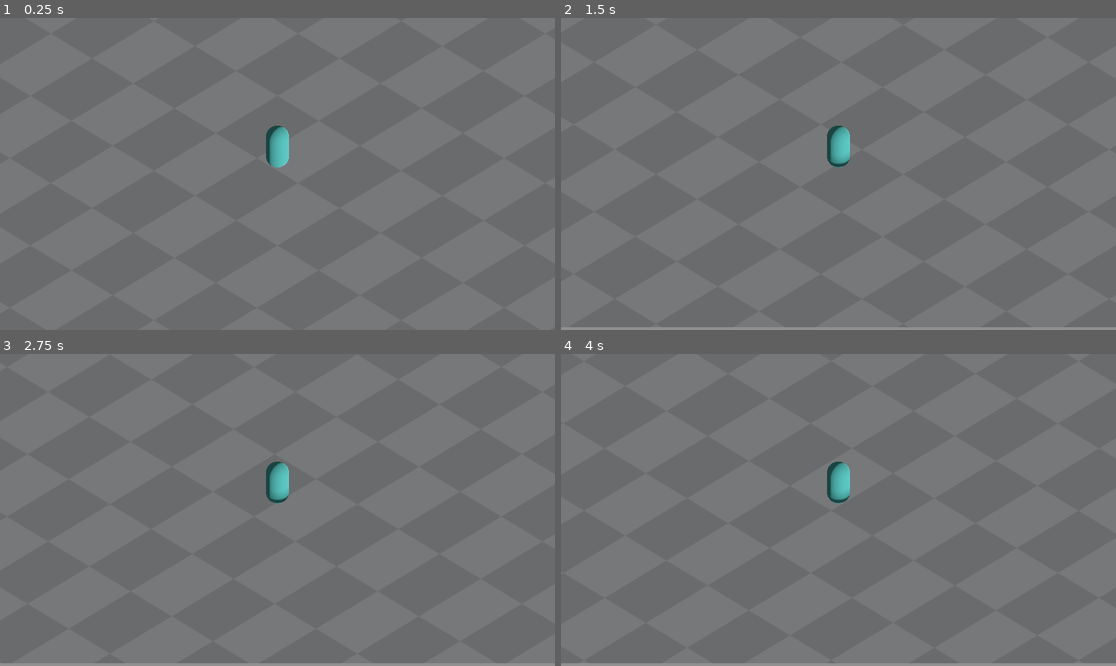
Above: before the commit, frames 1-4 (two rows, left to right).
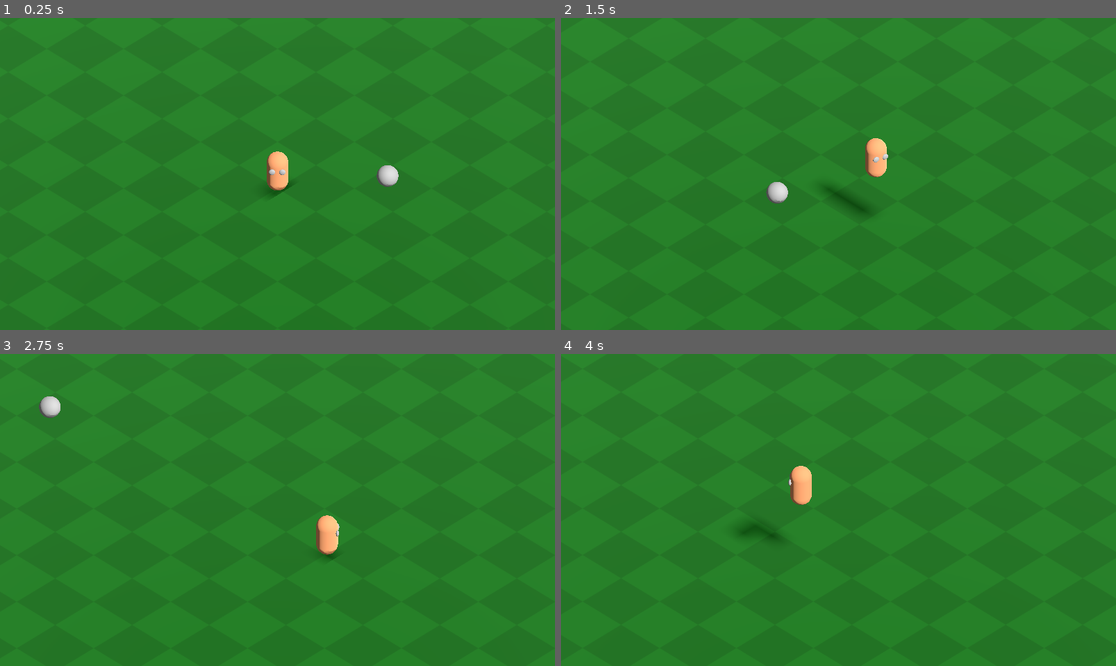
Above: after the commit, the same moments.

Repository: julabrego/prog_vj_III_trabajo-final
Game: Godot game, scene res://scenes/world/world.tscn
Two runs of this game, one before a commit and one after it. Both use one fixed random seed, a clock stepped at 60 frames per second and the inputs below.
Inputs:
- Up to frame 1 (0.25 s): no input
- Up to frame 2 (1.5 s): hold Right (move_right) 0.53-1.28 s; tap Space (action_confirm, bound only after the commit) at 0.6, 1.35 s; hold Down (move_backwards) from 1.28 s (still down)
- Up to frame 3 (2.75 s): release Down (move_backwards) at 2.03 s; hold Right (move_right) from 2.03 s (still down); tap Space (action_confirm, bound only after the commit) at 2.1 s
- Up to frame 4 (4 s): release Right (move_right) at 2.78 s; hold Up (move_forward) 2.78-3.53 s; tap Space (action_confirm, bound only after the commit) at 2.85, 3.6 s; hold Left (move_left) from 3.53 s (still down)

The runs differ from the first frame. In frame 1, 100% of the frame differs, in the area x 0-100%, y 0-100%; in frame 2, 100%; in frame 3, 100%; in frame 4, 100%.

Commit message:
feat: adds area to grabbable item prototype

Diff:
--- a/game/umami-gugus/assets/materials/square_tile.tres
+++ b/game/umami-gugus/assets/materials/square_tile.tres
@@ -3,5 +3,7 @@
 [ext_resource type="Texture2D" uid="uid://du8itfhvb1vu3" path="res://assets/textures/scenario/square_pattern.png" id="1_2kn17"]
 
 [resource]
+albedo_color = Color(0.1092, 0.42, 0.11438, 1)
 albedo_texture = ExtResource("1_2kn17")
-uv1_scale = Vector3(20, 20, 20)
+ao_enabled = true
+uv1_scale = Vector3(30, 20, 1)
--- a/game/umami-gugus/project.godot
+++ b/game/umami-gugus/project.godot
@@ -10,10 +10,15 @@
 
 [application]
 
-config/name="3d Eight Directions Movement"
+config/name="Umami Gugus"
 run/main_scene="res://scenes/world/world.tscn"
 config/features=PackedStringArray("4.3", "GL Compatibility")
 config/icon="res://icon.svg"
+
+[global_group]
+
+GrabbableItem="Item that can be grabbed"
+Player=""
 
 [input]
 
@@ -49,6 +54,18 @@
 , Object(InputEventJoypadButton,"resource_local_to_scene":false,"resource_name":"","device":-1,"button_index":14,"pressure":0.0,"pressed":true,"script":null)
 ]
 }
+action_confirm={
+"deadzone": 0.5,
+"events": [Object(InputEventKey,"resource_local_to_scene":false,"resource_name":"","device":-1,"window_id":0,"alt_pressed":false,"shift_pressed":false,"ctrl_pressed":false,"meta_pressed":false,"pressed":false,"keycode":0,"physical_keycode":32,"key_label":0,"unicode":32,"location":0,"echo":false,"script":null)
+, Object(InputEventJoypadButton,"resource_local_to_scene":false,"resource_name":"","device":-1,"button_index":0,"pressure":0.0,"pressed":true,"script":null)
+]
+}
+action_cancel={
+"deadzone": 0.5,
+"events": [Object(InputEventJoypadButton,"resource_local_to_scene":false,"resource_name":"","device":-1,"button_index":2,"pressure":0.0,"pressed":true,"script":null)
+, Object(InputEventKey,"resource_local_to_scene":false,"resource_name":"","device":-1,"window_id":0,"alt_pressed":false,"shift_pressed":false,"ctrl_pressed":false,"meta_pressed":false,"pressed":false,"keycode":0,"physical_keycode":88,"key_label":0,"unicode":120,"location":0,"echo":false,"script":null)
+]
+}
 
 [rendering]
 
--- a/game/umami-gugus/scenes/player/player.tscn
+++ b/game/umami-gugus/scenes/player/player.tscn
@@ -1,17 +1,62 @@
-[gd_scene load_steps=5 format=3 uid="uid://cd6ga6lpwkq3k"]
+[gd_scene load_steps=6 format=3 uid="uid://cd6ga6lpwkq3k"]
 
-[ext_resource type="Script" path="res://scripts/player/01-basic.gd" id="1_71yn5"]
+[sub_resource type="GDScript" id="GDScript_pjgcn"]
+script/source = "extends CharacterBody3D
+
+# How fast the player moves in meters per second.
+@export var speed = 14
+# The downward acceleration when in the air, in meters per second squared.
+@export var fall_acceleration = 75
+
+# This auxiliar variable will progressivelly calculate the CharacterBody3D
+# velocity
+var target_velocity = Vector3.ZERO
+
+func _physics_process(delta):
+	var direction = Vector3.ZERO
+
+	# If some direction input is pressed, its corresponding direction axis
+	# will be 1 or -1
+	if Input.is_action_pressed(\"move_right\"):
+		direction.x += 1
+	if Input.is_action_pressed(\"move_left\"):
+		direction.x -= 1
+	if Input.is_action_pressed(\"move_backwards\"):
+		direction.z += 1
+	if Input.is_action_pressed(\"move_forward\"):
+		direction.z -= 1
+	# The speed has to be normalized so if the player moves in two directions
+	# at the same time, the speed wont be faster than desired
+	if direction != Vector3.ZERO:
+		direction = direction.normalized()
+
+	# Ground Velocity
+	target_velocity.x = direction.x * speed
+	target_velocity.z = direction.z * speed
+
+	# Vertical Velocity
+	if not is_on_floor(): # If in the air, fall towards the floor. Literally gravity
+		target_velocity.y = target_velocity.y - (fall_acceleration * delta)
+
+	# Moving the Character
+	velocity = target_velocity
+	move_and_slide()
+"
 
 [sub_resource type="CapsuleShape3D" id="CapsuleShape3D_xmt6l"]
 
 [sub_resource type="StandardMaterial3D" id="StandardMaterial3D_nbojw"]
-albedo_color = Color(0.219608, 0.490196, 0.478431, 1)
+albedo_color = Color(0.76, 0.502233, 0.342, 1)
 
 [sub_resource type="CapsuleMesh" id="CapsuleMesh_l43cy"]
 material = SubResource("StandardMaterial3D_nbojw")
 
-[node name="Body" type="CharacterBody3D"]
-script = ExtResource("1_71yn5")
+[sub_resource type="SphereMesh" id="SphereMesh_4f8ke"]
+radius = 0.15
+height = 0.15
+
+[node name="Body" type="CharacterBody3D" groups=["Player"]]
+script = SubResource("GDScript_pjgcn")
 
 [node name="CollisionShape3D" type="CollisionShape3D" parent="."]
 shape = SubResource("CapsuleShape3D_xmt6l")
@@ -20,3 +65,11 @@
 mesh = SubResource("CapsuleMesh_l43cy")
 
 [node name="Player" type="Node3D" parent="."]
+
+[node name="Ojo1" type="MeshInstance3D" parent="."]
+transform = Transform3D(1, 0, 0, 0, -4.37114e-08, -1, 0, 1, -4.37114e-08, -0.25297, 0.298504, 0.48313)
+mesh = SubResource("SphereMesh_4f8ke")
+
+[node name="Ojo2" type="MeshInstance3D" parent="."]
+transform = Transform3D(1, 0, 0, 0, -4.37114e-08, -1, 0, 1, -4.37114e-08, 0.221585, 0.298504, 0.48313)
+mesh = SubResource("SphereMesh_4f8ke")
--- a/game/umami-gugus/scenes/scenario/scenario.tscn
+++ b/game/umami-gugus/scenes/scenario/scenario.tscn
@@ -61,7 +61,3 @@
 
 [node name="MeshInstance3D" type="MeshInstance3D" parent="Wall4"]
 mesh = SubResource("BoxMesh_rfrrw")
-
-[node name="DirectionalLight3D" type="DirectionalLight3D" parent="."]
-shadow_enabled = true
-sky_mode = 1
--- a/game/umami-gugus/scenes/world/world.tscn
+++ b/game/umami-gugus/scenes/world/world.tscn
@@ -1,8 +1,17 @@
-[gd_scene load_steps=6 format=3 uid="uid://ct3m873xv62p5"]
+[gd_scene load_steps=11 format=3 uid="uid://ct3m873xv62p5"]
 
 [ext_resource type="PackedScene" uid="uid://c555pn5b25co5" path="res://scenes/scenario/scenario.tscn" id="1_1ei80"]
 [ext_resource type="PackedScene" uid="uid://cd6ga6lpwkq3k" path="res://scenes/player/player.tscn" id="2_qa26m"]
-[ext_resource type="Script" path="res://scripts/player/02-with-accelleration.gd" id="3_8qufs"]
+[ext_resource type="Script" path="res://scripts/player/eight-directions-movement.gd" id="3_8qufs"]
+[ext_resource type="Script" path="res://scripts/gameplay/grabable_item.gd" id="4_cf7gg"]
+[ext_resource type="Script" path="res://scripts/camera/gameplay_camera.gd" id="4_v6btp"]
+
+[sub_resource type="SphereShape3D" id="SphereShape3D_vrbph"]
+
+[sub_resource type="SphereMesh" id="SphereMesh_b8kx4"]
+
+[sub_resource type="SphereShape3D" id="SphereShape3D_wmacl"]
+radius = 1.0
 
 [sub_resource type="Sky" id="Sky_1qb4s"]
 
@@ -18,15 +27,38 @@
 transform = Transform3D(0.707107, 0, 0.707107, 0, 1, 0, -0.707107, 0, 0.707107, 0, 0, 0)
 
 [node name="Player" parent="." instance=ExtResource("2_qa26m")]
-transform = Transform3D(1, 0, 0, 0, 1, 0, 0, 0, 1, 0, 8.07804, 0)
+transform = Transform3D(1, 0, 0, 0, 1, 0, 0, 0, 1, 0, 1.74635, 0)
 script = ExtResource("3_8qufs")
+jump_velocity = 22
 acceleration = 5
 deceleration = 4
 
-[node name="Camera3D" type="Camera3D" parent="Player"]
-transform = Transform3D(1, 0, 0, 0, 0.79653, 0.604599, 0, -0.604599, 0.79653, 0, 4.23, 7.525)
+[node name="GrabbingItem" type="Node3D" parent="Player"]
+
+[node name="GrabbableItem" type="RigidBody3D" parent="." groups=["GrabbableItem"]]
+transform = Transform3D(1, 0, 0, 0, 1, 0, 0, 0, 1, 5.0586, 1.25813, 0)
+script = ExtResource("4_cf7gg")
+
+[node name="CollisionShape3D" type="CollisionShape3D" parent="GrabbableItem"]
+shape = SubResource("SphereShape3D_vrbph")
+
+[node name="MeshInstance3D" type="MeshInstance3D" parent="GrabbableItem"]
+mesh = SubResource("SphereMesh_b8kx4")
+
+[node name="Area3D" type="Area3D" parent="GrabbableItem"]
+
+[node name="CollisionShape3D" type="CollisionShape3D" parent="GrabbableItem/Area3D"]
+shape = SubResource("SphereShape3D_wmacl")
+
+[node name="DirectionalLight3D" type="DirectionalLight3D" parent="."]
+transform = Transform3D(-0.707107, 0.5, 0.5, 0, -0.707107, 0.707107, 0.707107, 0.5, 0.5, 0, 8.70614, -7)
+shadow_enabled = true
+shadow_opacity = 0.8
+
+[node name="Camera3D" type="Camera3D" parent="."]
+transform = Transform3D(1, 0, 0, 0, 0.79653, 0.604599, 0, -0.604599, 0.79653, 0, 11.0021, 12.6586)
 environment = SubResource("Environment_uf7w0")
-doppler_tracking = 2
 projection = 1
-size = 13.381
-near = 0.006
+size = 14.333
+script = ExtResource("4_v6btp")
+target_path = NodePath("../Player")
--- /dev/null
+++ b/game/umami-gugus/scripts/camera/gameplay_camera.gd
@@ -0,0 +1,28 @@
+extends Camera3D
+
+@export var target_path: NodePath
+@export var smoothness: float = 5.0
+
+var target: Node3D
+var camera_offset: Vector3
+
+func _ready() -> void:
+	# Get the target node from the exported NodePath
+	if target_path:
+		target = get_node(target_path)
+		# Store the initial offset from target if it exists
+		if target:
+			camera_offset = global_position - target.global_position
+
+	# Ensure we're using orthographic projection for isometric view
+	projection = Camera3D.PROJECTION_ORTHOGONAL
+
+func _physics_process(delta: float) -> void:
+	if not target:
+		return
+
+	# Calculate desired position using the initial offset
+	var desired_pos = target.global_position + camera_offset
+
+	# Smoothly interpolate current position to desired position
+	global_position = global_position.lerp(desired_pos, smoothness * delta)
--- /dev/null
+++ b/game/umami-gugus/scripts/gameplay/grabable_item.gd
@@ -0,0 +1,28 @@
+extends CollisionObject3D
+
+var grabber: CollisionObject3D
+var grabArea: Area3D
+
+var is_being_grabbed := false
+var can_be_grabbed := false
+
+# Called when the node enters the scene tree for the first time.
+func _ready() -> void:
+	grabArea = $Area3D
+
+func _physics_process(delta: float) -> void:
+	check_if_player_is_in_area()
+
+# Called every frame. 'delta' is the elapsed time since the previous frame.
+func _process(delta: float) -> void:
+	pass
+
+func check_if_player_is_in_area():
+	var is_player_in_grab_area := false
+	var i := 0
+	for col_body in grabArea.get_overlapping_bodies():
+		if(col_body.is_in_group("Player")):
+			is_player_in_grab_area = true
+			break
+
+	can_be_grabbed = is_player_in_grab_area
--- /dev/null
+++ b/game/umami-gugus/scripts/gameplay/push_handler.gd
@@ -0,0 +1,19 @@
+extends Node
+
+@export var target: CharacterBody3D
+
+# Called when the node enters the scene tree for the first time.
+func _ready() -> void:
+	target = get_parent()
+
+func _physics_process(delta: float) -> void:
+	if target:
+		for col_idx in target.get_slide_collision_count():
+			var col := target.get_slide_collision(col_idx)
+			if col.get_collider() is RigidBody3D:
+				col.get_collider().apply_central_impulse(-col.get_normal() * 0.3)
+				col.get_collider().apply_impulse(-col.get_normal() * 0.01, col.get_position())
+
+# Called every frame. 'delta' is the elapsed time since the previous frame.
+func _process(delta: float) -> void:
+	pass
--- a/game/umami-gugus/scripts/player/01-basic.gd
+++ /dev/null
@@ -1,41 +0,0 @@
-extends CharacterBody3D
-
-# How fast the player moves in meters per second.
-@export var speed = 14
-# The downward acceleration when in the air, in meters per second squared.
-@export var fall_acceleration = 75
-
-# This auxiliar variable will progressivelly calculate the CharacterBody3D
-# velocity
-var target_velocity = Vector3.ZERO
-
-func _physics_process(delta):
-	var direction = Vector3.ZERO
-
-	# If some direction input is pressed, its corresponding direction axis
-	# will be 1 or -1
-	if Input.is_action_pressed("move_right"):
-		direction.x += 1
-	if Input.is_action_pressed("move_left"):
-		direction.x -= 1
-	if Input.is_action_pressed("move_backwards"):
-		direction.z += 1
-	if Input.is_action_pressed("move_forward"):
-		direction.z -= 1
-
-	# The speed has to be normalized so if the player moves in two directions
-	# at the same time, the speed wont be faster than desired
-	if direction != Vector3.ZERO:
-		direction = direction.normalized()
-
-	# Ground Velocity
-	target_velocity.x = direction.x * speed
-	target_velocity.z = direction.z * speed
-
-	# Vertical Velocity
-	if not is_on_floor(): # If in the air, fall towards the floor. Literally gravity
-		target_velocity.y = target_velocity.y - (fall_acceleration * delta)
-
-	# Moving the Character
-	velocity = target_velocity
-	move_and_slide()
--- a/game/umami-gugus/scripts/player/02-with-accelleration.gd
+++ b/game/umami-gugus/scripts/player/eight-directions-movement.gd
@@ -3,7 +3,10 @@
 # How fast the player moves in meters per second.
 @export var speed = 14
 # The downward acceleration when in the air, in meters per second squared.
+
 @export var fall_acceleration = 75
+# The initial jump velocity (tweak as needed for jump height)
+@export var jump_velocity = 22
 
 @export var acceleration = 5
 @export var deceleration = 4
@@ -54,10 +57,26 @@
 	target_velocity.x = horizontal_velocity.x
 	target_velocity.z = horizontal_velocity.z
 
-	# Vertical Velocity
-	if not is_on_floor(): # If in the air, fall towards the floor. Literally gravity
+	# Jumping
+	if is_on_floor():
+		if Input.is_action_just_pressed("action_confirm"):
+			target_velocity.y = jump_velocity
+	else:
+		# If in the air, fall towards the floor. Literally gravity
 		target_velocity.y = target_velocity.y - (fall_acceleration * delta)
 
 	# Moving the Character
 	velocity = target_velocity
+
+	# Get the horizontal velocity (ignore vertical movement for rotation)
+	var horizontal_movement = Vector3(velocity.x, 0, velocity.z)
+
+	# Only rotate if we're actually moving horizontally
+	if horizontal_movement.length_squared() > 0.1:
+		# Rotate the player to face the direction of movement
+		var facing_direction = -horizontal_movement.normalized()  # Negative because we want to face the direction we're moving
+		# Calculate the target position far enough away to avoid precision issues
+		var target_pos = transform.origin + facing_direction * 100
+		look_at(target_pos, Vector3.UP)
+
 	move_and_slide()
